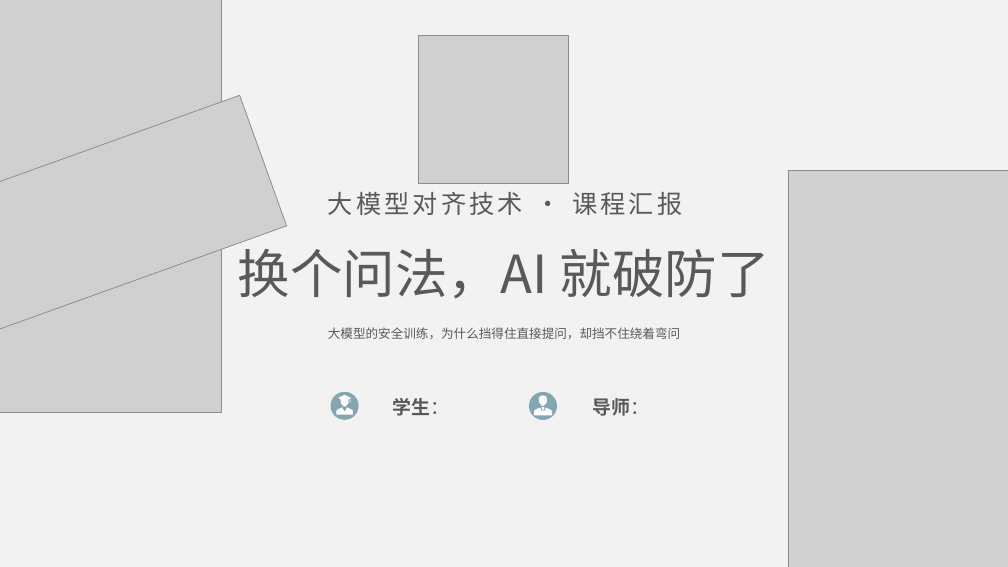
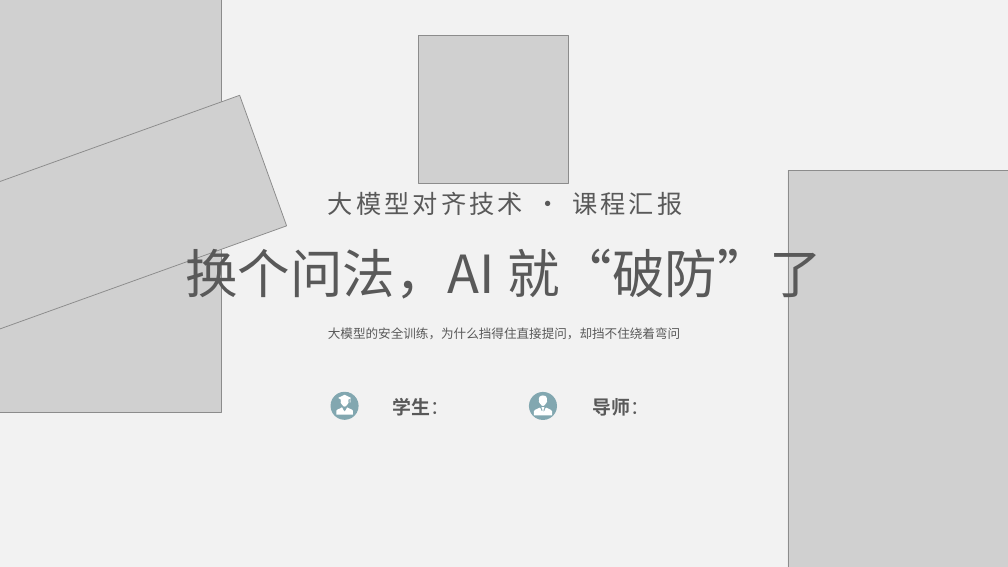
Before and after one commit to wurenrumian/FUCK-POWERPOINT-, a slide deck: slide 1 of deliverable/final.pptx. Drawn at 1008x567 pixels with LibreOffice and Linux fonts; fonts in the diff are those of the drawing; grey boxes stand for pictures. Boxes give left, top, right and bottom in pixels: in the first picture for what was removed or moved away, otherwise in the second. Text is boxed around its words. In the diff, an @@ line names an element or a change of style, - is before the commit and + after.

```diff
--- a/deliverable/final.pptx
+++ b/deliverable/final.pptx
@@ text at <box>185,240,822,307</box>: text changed @@
-换个问法，AI 就破防了
+换个问法，AI 就“破防”了
```
Also in this commit, not shown: 5 other slides changed, 3 other files.
